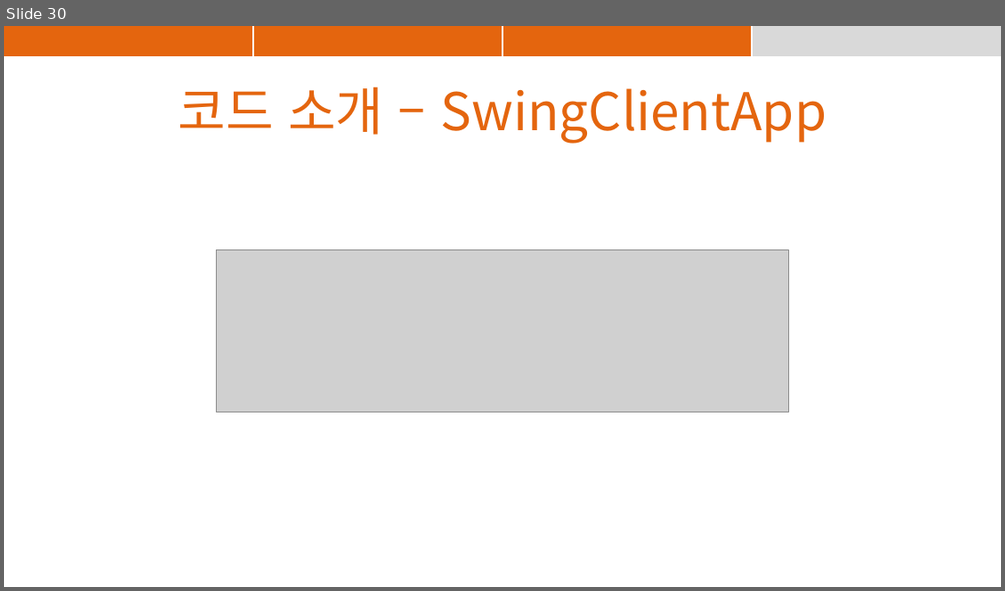
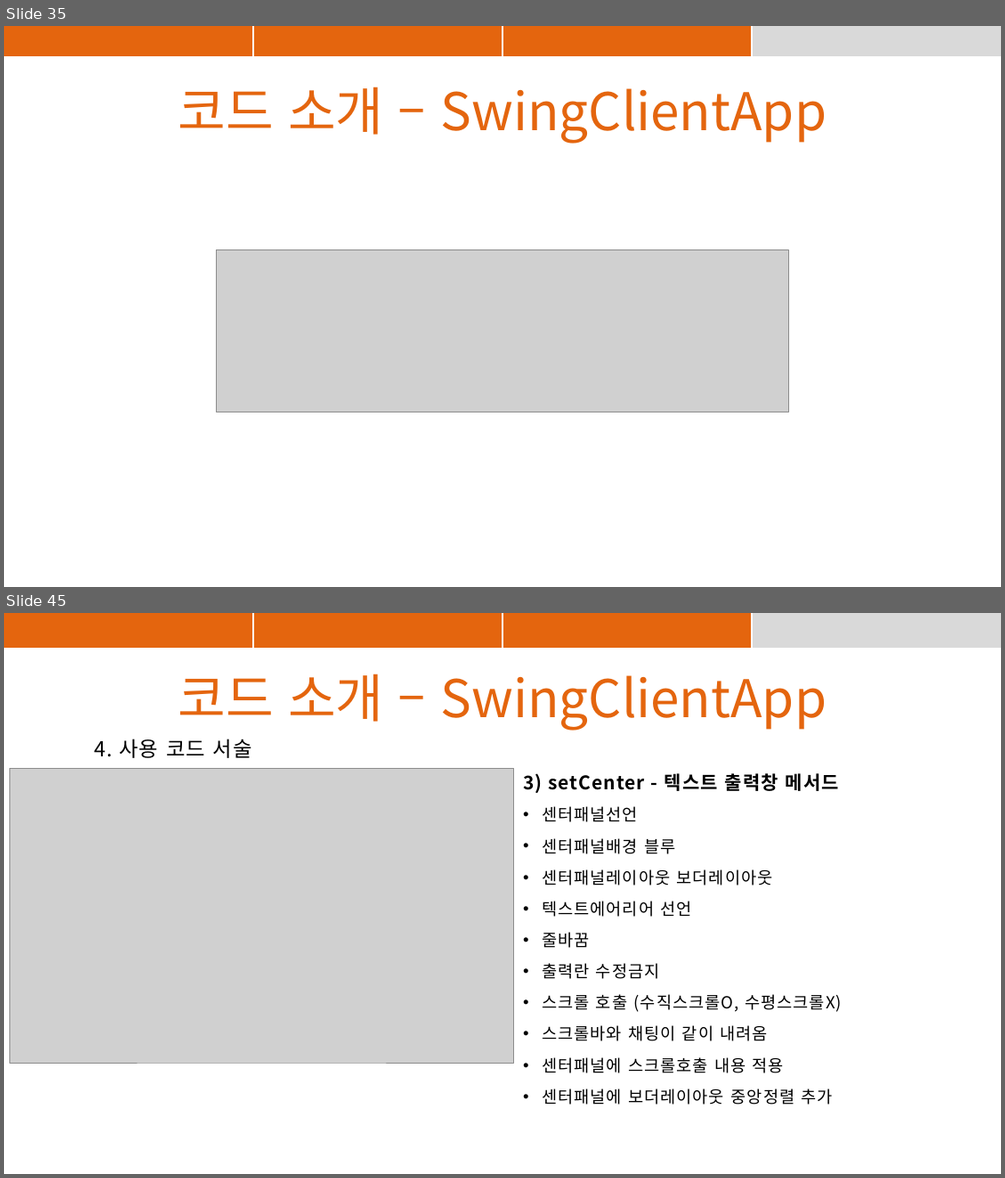
Before and after one commit to suyons/strangechat, a slide deck: StrangeChat_PPT.pptx. Shown one above the other, each under a label of ours: slide 30 before the commit, slides 35 and 45 after it; the slides between them are not shown. The pictures are 1005x591 and 1005x1178 pixels, drawn with LibreOffice and Linux fonts; fonts in the diff are those of the drawing; grey boxes stand for pictures. Boxes give left, top, right and bottom in pixels: in the first picture for what was removed or moved away, otherwise in the second. Text is boxed around its words. In the diff, an @@ line names an element or a change of style, - is before the commit and + after.

```diff
--- a/StrangeChat_PPT.pptx
+++ b/StrangeChat_PPT.pptx
@@ slide 45 added at box(4, 613, 1001, 1174), background #FFFFFF @@
@@ table added at box(4, 613, 1000, 643), 1 rows, 4 columns @@
+ |  |  | 
@@ text added at box(178, 674, 827, 730), 50 pt, text #E4650E @@
+코드 소개 – SwingClientApp
@@ text added at box(94, 738, 252, 758), 20 pt, text #000000 @@
+4. 사용 코드 서술
@@ picture added at box(9, 769, 513, 1063) @@
@@ text added at box(523, 773, 841, 1104), 16 pt, text #000000 @@
+3) setCenter - 텍스트 출력창 메서드
+• 센터패널선언
+• 센터패널배경 블루
+• 센터패널레이아웃 보더레이아웃
+• 텍스트에어리어 선언
+• 줄바꿈
+• 출력란 수정금지
+• 스크롤 호출 (수직스크롤O, 수평스크롤X)
+• 스크롤바와 채팅이 같이 내려옴
+• 센터패널에 스크롤호출 내용 적용
+• 센터패널에 보더레이아웃 중앙정렬 추가
@@ what was slide 30 is now slide 35 @@
```
Also in this commit, not shown: 35 other slides added, 1 other file.
